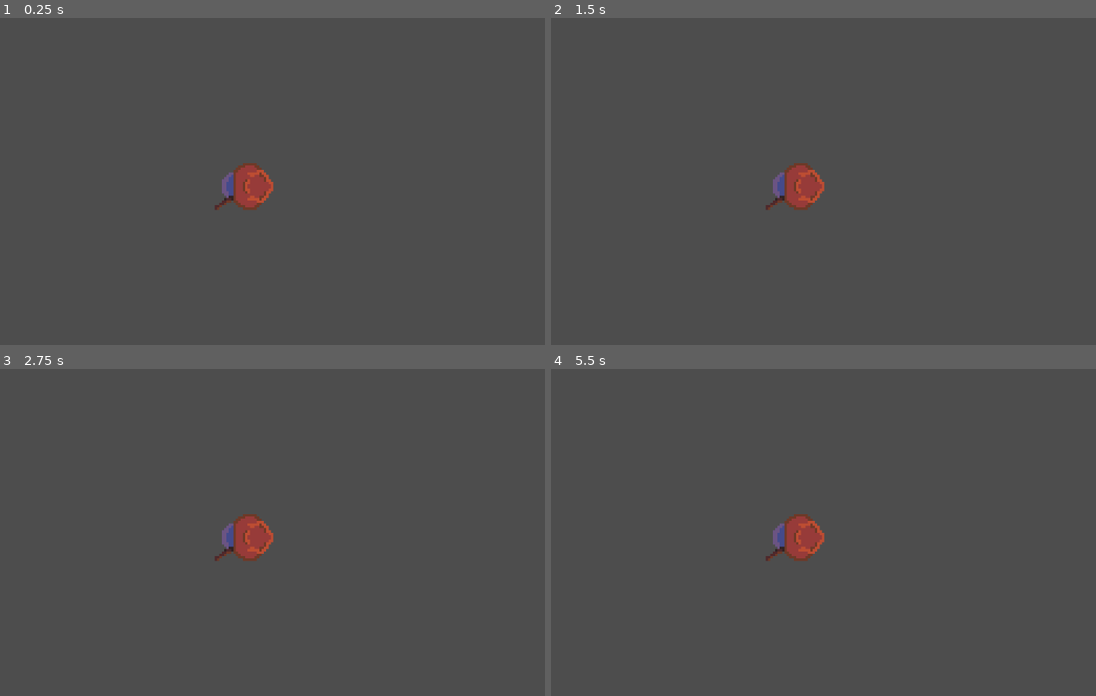
Above: before the commit, frames 1-4 (two rows, left to right).
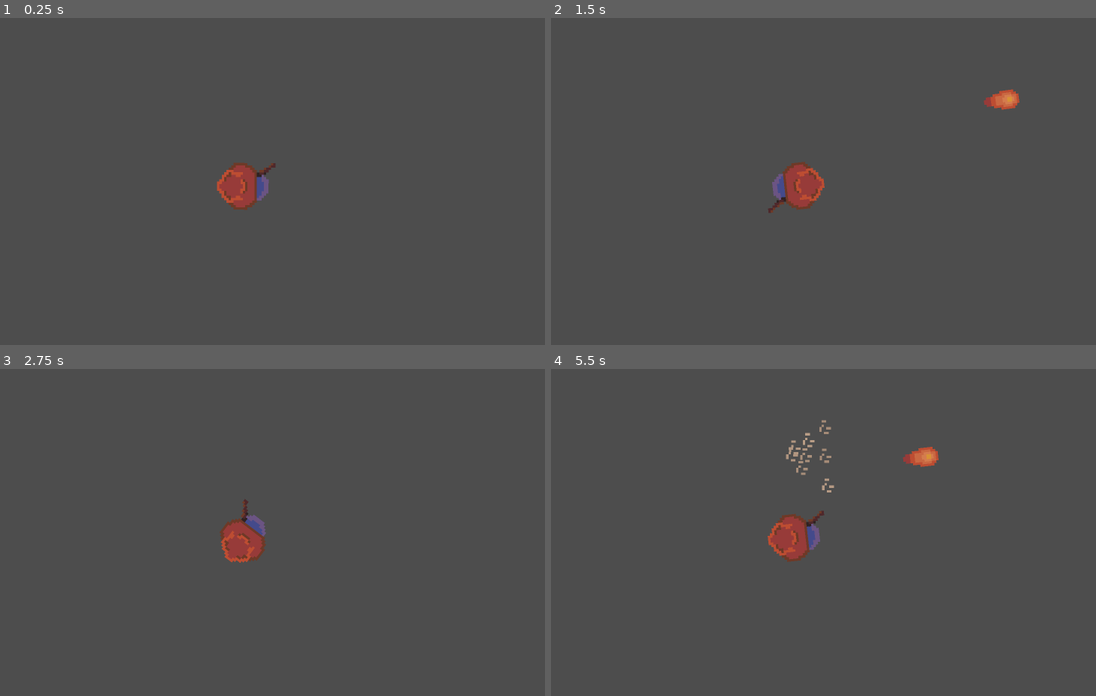
Above: after the commit, the same moments.

Repository: KatLuvsYa3/SELUGameJam26_Godot_Bros
Game: Godot game, scene res://sub_scenes/Player.tscn
Two runs of this game, one before a commit and one after it. Both use one fixed random seed, a clock stepped at 60 frames per second and the inputs below. This scene is started directly instead of the project's main scene.
Inputs (mouse positions are in pixels of both pictures, inside the frame that each line leads up to):
- Up to frame 1 (0.25 s): no input
- Up to frame 2 (1.5 s): move the mouse to (927, 168) at 0.52 s; hold D 0.53-1.28 s; hold K 0.53-1.28 s; click (927, 168) at 0.67 s; tap Space at 0.77 s; move the mouse to (676, 204) at 1.27 s; hold S from 1.28 s (still down); tap K at 1.35 s
- Up to frame 3 (2.75 s): tap Space at 1.52 s; move the mouse to (305, 463) at 2.02 s; release S at 2.03 s; hold D from 2.03 s (still down); hold K from 2.03 s (still down)
- Up to frame 4 (5.5 s): tap Enter at 2.75 s; move the mouse to (763, 604) at 2.77 s; release D at 2.78 s; release K at 2.78 s; hold W 2.78-3.53 s; tap K at 2.85, 4.35 s; click (763, 604) at 2.92 s; tap Space at 3.02, 3.77, 4.52, 5 s; move the mouse to (976, 588) at 3.52 s; hold K 3.53-4.28 s; hold A 3.53-5.03 s; move the mouse to (616, 486) at 4.27 s; move the mouse to (823, 535) at 5.02 s; hold S from 5.03 s (still down); hold K from 5.03 s (still down); click (823, 535) at 5.17 s

The runs differ from the first frame. In frame 1, 0.9% of the frame differs, in the area x 39-51%, y 44-59%; in frame 2, 0.6%; in frame 3, 0.8%; in frame 4, 1.4%, in the area x 39-72%, y 15-60%.
Error before the commit: Parse Error: Function "check_tile_effects()" not found in base self. (res://scripts/player.gd:82)
Error after the commit: Invalid call. Nonexistent function 'update_misty' in base 'Nil'. (res://scripts/player.gd:74)

Commit message:
fix player

Diff:
--- a/scripts/player.gd
+++ b/scripts/player.gd
@@ -6,30 +6,30 @@
 @onready var collision = $Area2D/CollisionShape2D
 
 # movement
-@export var speed = 1.5
-@export var dash_cooldown = 2.0
-@export var dash_timer = 0
-@export var dash_distance = 80
+var speed = 1.5
+var dash_cooldown = 2.0
+var dash_timer = 0
+var dash_distance = 80
 
 # cantrip
-@export var cantrip_cooldown = 0.2
-@export var cantrip_timer = 0.0
-@export var cantrip_speed = 3
-@export var cantrip_damage = 1
+var cantrip_cooldown = 0.2
+var cantrip_timer = 0.0
+var cantrip_speed = 3
+var cantrip_damage = 1
 
 # spell scenes
 # var iceknife_scene = preload("res://sub_scenes/spells/IceKnife.tscn")
 var burninghands_scene = preload("res://sub_scenes/spells/BurningHands.tscn")
 
 # spell
-@export var spell_cooldown = 4.0
-@export var spell_timer = 0.0
-@export var selected_spell_scene = burninghands_scene
-@export var selected_spell = "BurningHands"
+var spell_cooldown = 4.0
+var spell_timer = 0.0
+var selected_spell_scene = burninghands_scene
+var selected_spell = "BurningHands"
 
 # stats
-@export var max_hp = 6
-@export var hp = 6
+var max_hp = 6
+var hp = 6
 
 # Called when the node enters the scene tree for the first time.
 func _ready() -> void:
@@ -79,7 +79,7 @@
 	BaseScript.combat_ui.update_spell(selected_spell)
 	BaseScript.combat_ui.update_spell_cooldown(min(spell_timer/spell_cooldown, 1.0))
 
-	check_tile_effects()
+	#check_tile_effects()
 
 #func check_tile_effects():
 	## Convert player position to tile map coordinates
--- a/sub_scenes/Player.tscn
+++ b/sub_scenes/Player.tscn
@@ -15,19 +15,6 @@
 
 [node name="Player" type="Node2D" unique_id=962936146]
 script = ExtResource("1_vo3rv")
-speed = null
-dash_cooldown = null
-dash_timer = null
-dash_distance = null
-cantrip_cooldown = null
-cantrip_timer = null
-cantrip_speed = null
-cantrip_damage = null
-spell_cooldown = null
-spell_timer = null
-selected_spell = null
-max_hp = null
-hp = null
 
 [node name="Area2D" type="Area2D" parent="." unique_id=243024605]
 
